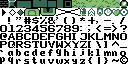
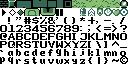
Two versions of the same layered image (128×64). Layer-by-layer changes:
painted on "Placeholder" over [56, 8, 80, 16]
painted on "Menu" over [56, 9, 63, 16]
